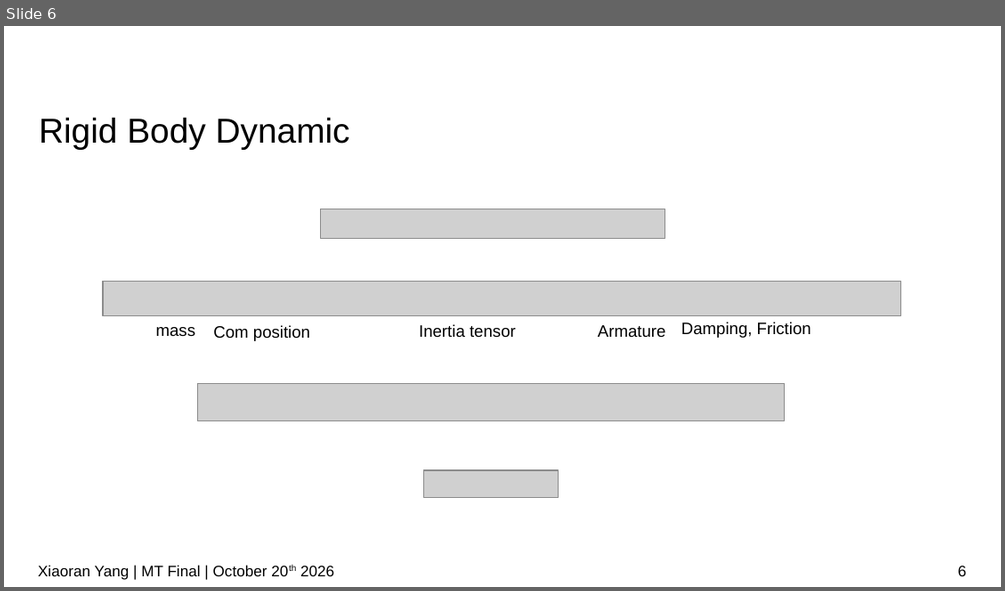
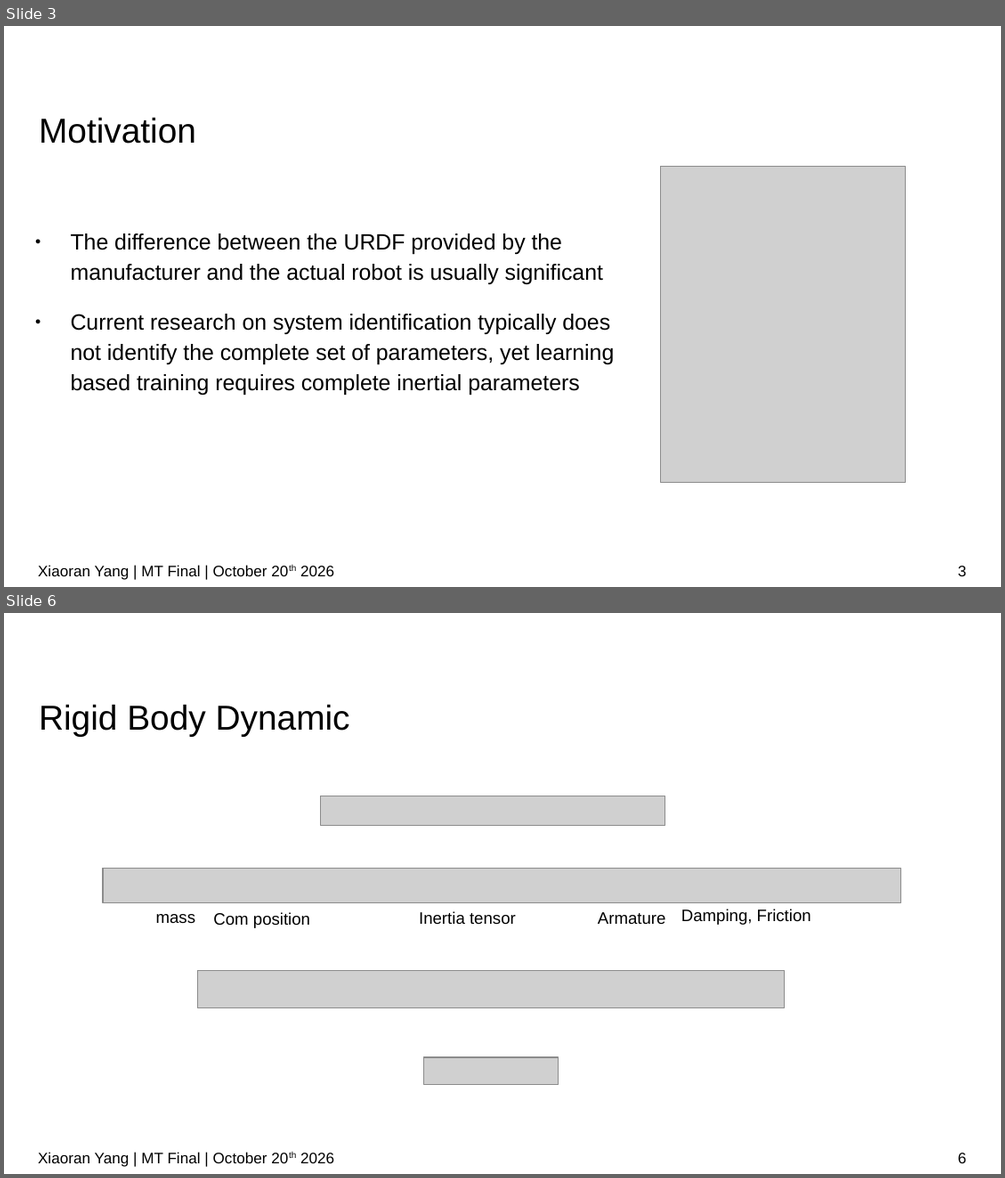
Before and after one commit to IDoccupled/identification, a slide deck: presentation/presentation.odp. Shown one above the other, each under a label of ours: slide 6 before the commit, slides 3 and 6 after it; the slides between them are not shown. The pictures are 1005x591 and 1005x1178 pixels, drawn with LibreOffice and Linux fonts; fonts in the diff are those of the drawing; grey boxes stand for pictures; background and template pictures are left out. Boxes give left, top, right and bottom in pixels: in the first picture for what was removed or moved away, otherwise in the second. Text is boxed around its words. In the diff, an @@ line names an element or a change of style, - is before the commit and + after.

```diff
--- a/presentation/presentation.odp
+++ b/presentation/presentation.odp
@@ slide 3 added at bbox=[4, 26, 1001, 587], background #FFFFFF @@
@@ title added at bbox=[39, 117, 196, 143], 25 pt, text #000000 @@
+Motivation
@@ picture added at bbox=[661, 167, 905, 483] @@
@@ text added at bbox=[71, 233, 614, 394], 16 pt, text #000000 @@
+● The difference between the URDF provided by the manufacturer and the actual robot is usually significant
+● Current research on system identification typically does not identify the complete set of parameters, yet learning based training requires complete inertial parameters
@@ text added at bbox=[38, 564, 334, 580], 11 pt, text #000000 @@
+Xiaoran Yang | MT Final | October 20th 2026
@@ page number added at bbox=[958, 565, 967, 576], 11 pt, text #000000 @@
+3
```
Also in this commit, not shown: 14 slides changed, 1 other slide added, 1 slide removed.
